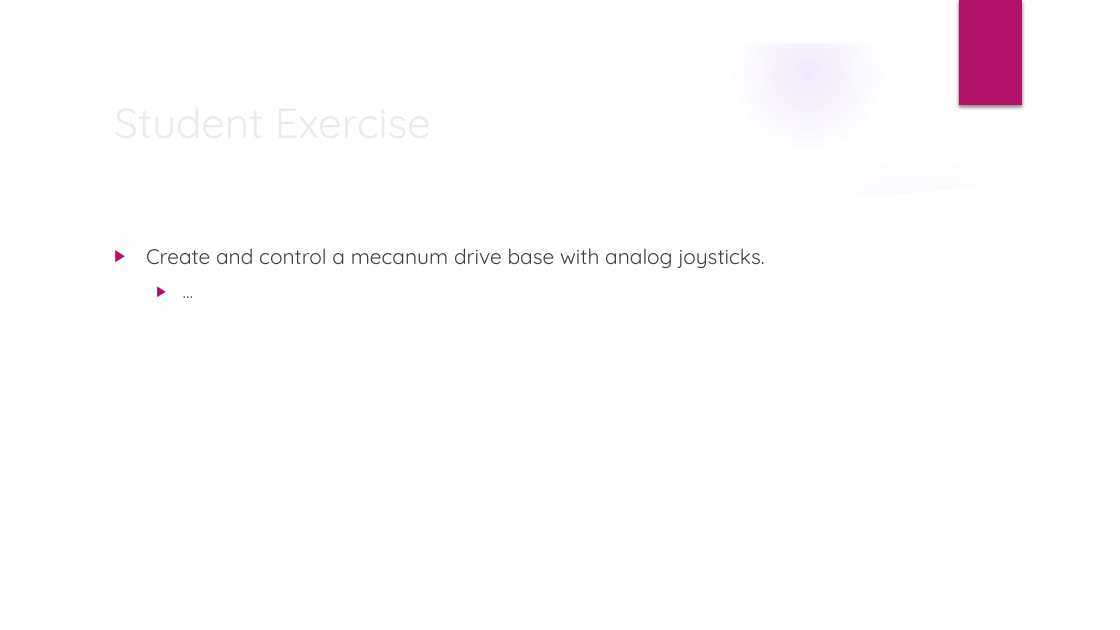
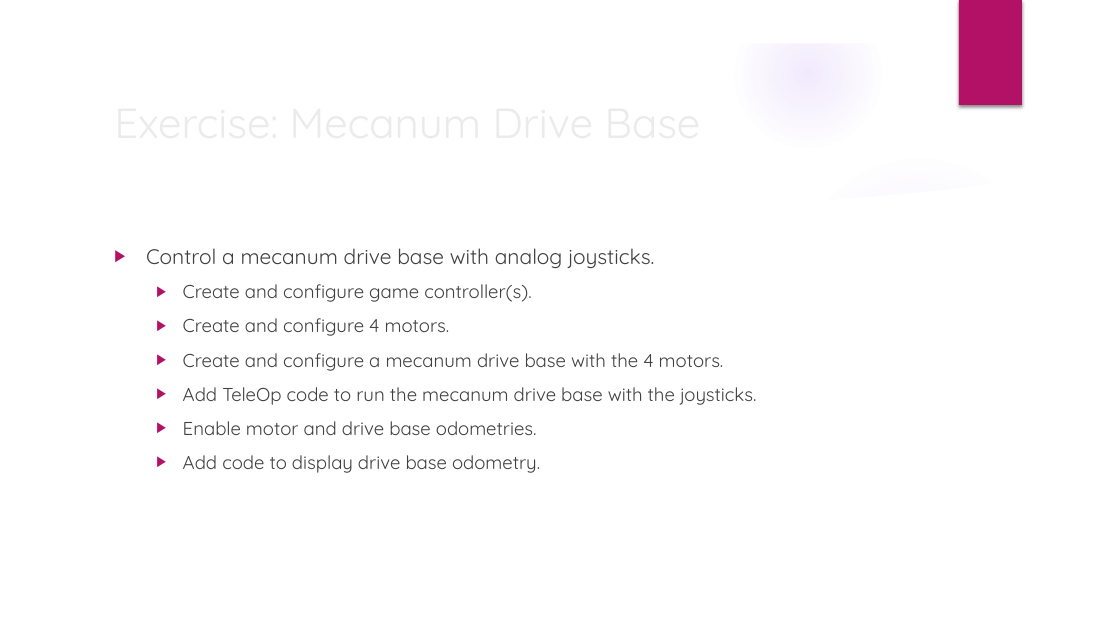
Before and after one commit to trc492/FrcProgrammingClass, a slide deck: slide 7 of Lesson3/AdvancedRoboticsLesson3.pptx (slide 10 before the commit). Drawn at 1120x630 pixels with LibreOffice and Linux fonts; fonts in the diff are those of the drawing; background and template pictures are left out. Boxes give left, top, right and bottom in pixels: in the first picture for what was removed or moved away, otherwise in the second. Text is boxed around its words. In the diff, an @@ line names an element or a change of style, - is before the commit and + after.

```diff
--- a/Lesson3/AdvancedRoboticsLesson3.pptx
+++ b/Lesson3/AdvancedRoboticsLesson3.pptx
@@ title at (x1=106, y1=89, x2=1011, y2=154): text changed @@
-Student Exercise
+Exercise: Mecanum Drive Base
@@ text at (x1=146, y1=248, x2=756, y2=473): text changed; size 18 to 16 pt @@
-▶ Create and control a mecanum drive base with analog joysticks.
-  ▶ …
+▶ Control a mecanum drive base with analog joysticks.
+  ▶ Create and configure game controller(s).
+  ▶ Create and configure 4 motors.
+  ▶ Create and configure a mecanum drive base with the 4 motors.
+  ▶ Add TeleOp code to run the mecanum drive base with the joysticks.
+  ▶ Enable motor and drive base odometries.
+  ▶ Add code to display drive base odometry.
```
Also in this commit, not shown: 4 other slides changed, 3 slides removed, 1 other file.
